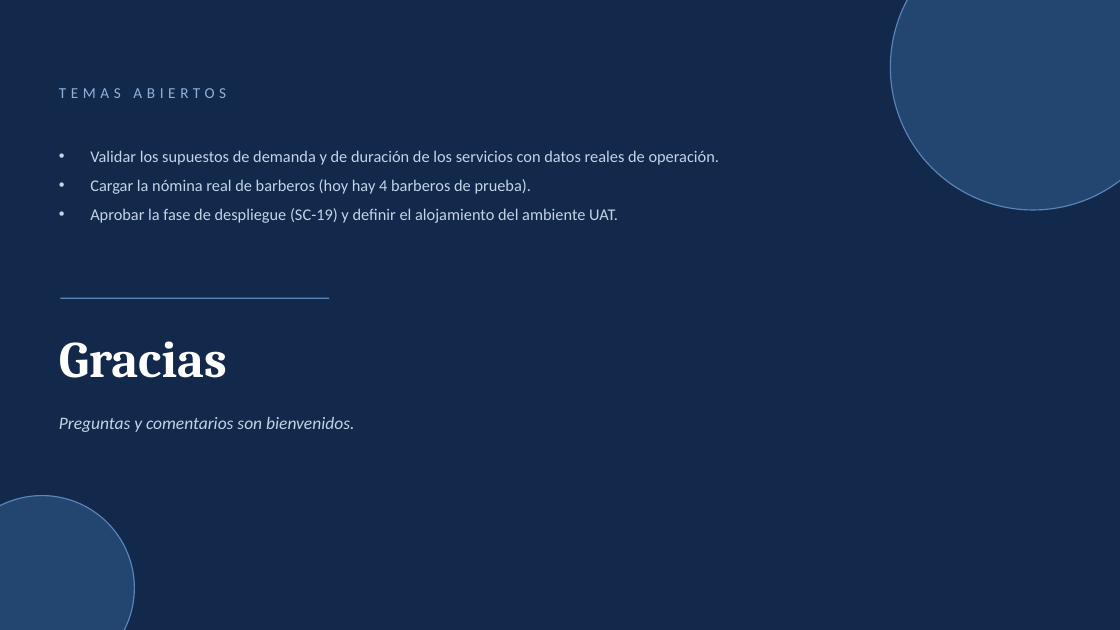
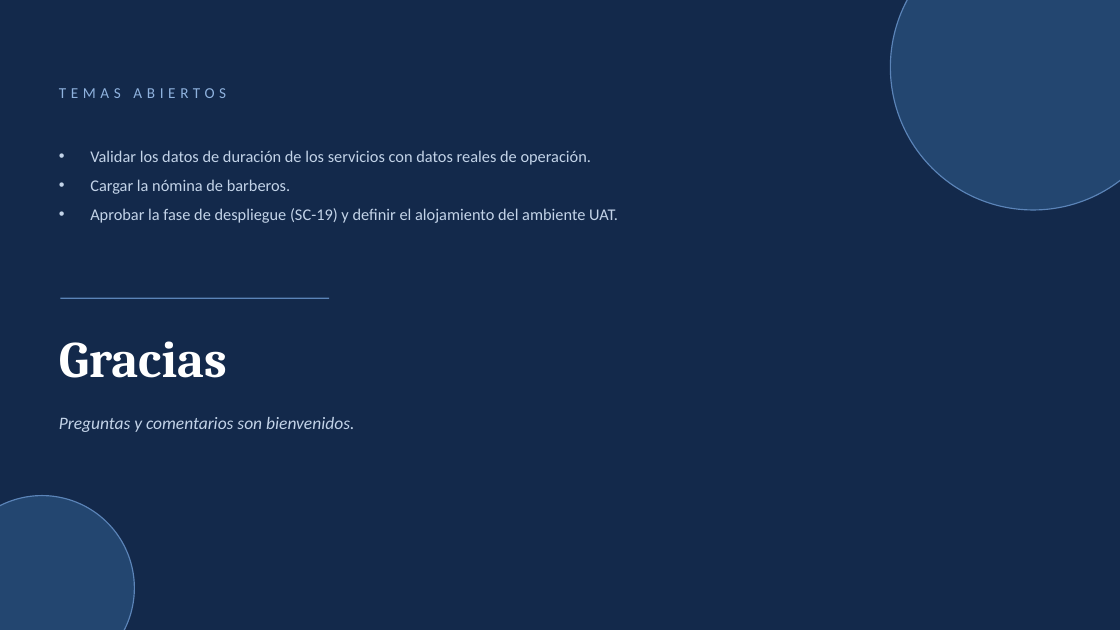
Before and after one commit to Yerko-Rosales/Proyecto_Barberia, a slide deck: slide 15 of Fase 2/Seguimiento semanal/Seguimiento_Roadmap_Proyecto_Barberia_30-10.pptx. Drawn at 1120x630 pixels with LibreOffice and Linux fonts; fonts in the diff are those of the drawing. Boxes give left, top, right and bottom in pixels: in the first picture for what was removed or moved away, otherwise in the second. Text is boxed around its words. In the diff, an @@ line names an element or a change of style, - is before the commit and + after.

```diff
--- a/Fase 2/Seguimiento semanal/Seguimiento_Roadmap_Proyecto_Barberia_30-10.pptx
+++ b/Fase 2/Seguimiento semanal/Seguimiento_Roadmap_Proyecto_Barberia_30-10.pptx
@@ text at (90, 150, 592, 194): text changed @@
-• Validar los supuestos de demanda y de duración de los servicios con datos reales de operación.
-• Cargar la nómina real de barberos (hoy hay 4 barberos de prueba).
+• Validar los datos de duración de los servicios con datos reales de operación.
+• Cargar la nómina de barberos.
```
Also in this commit, not shown: 6 other slides changed, 1 other file.
